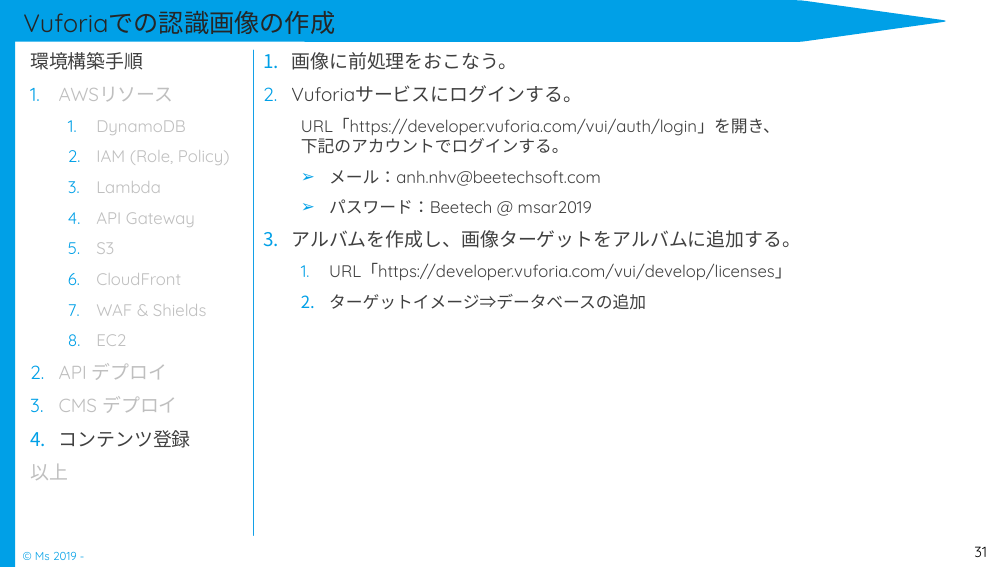
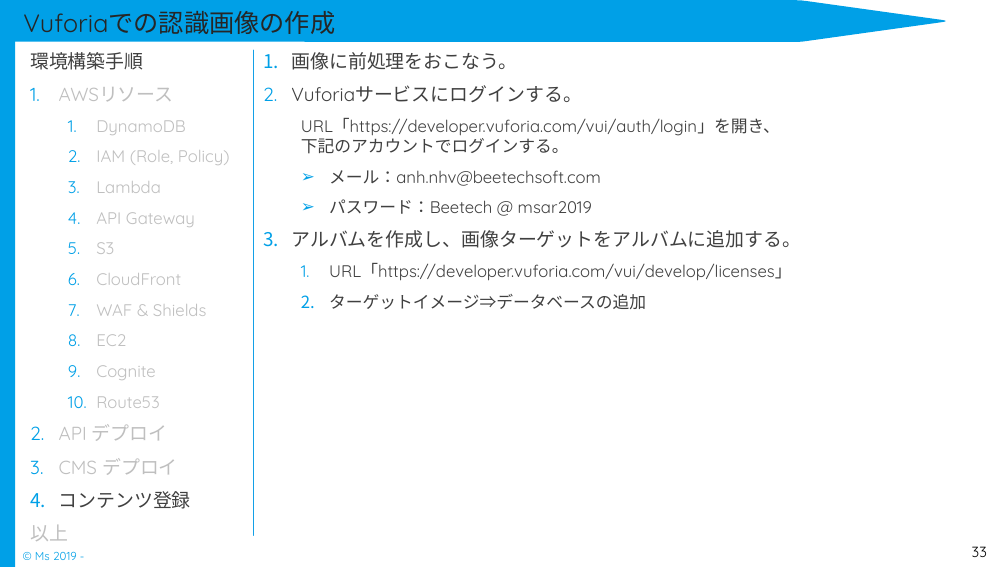
Before and after one commit to Rie-Ishimura/https-github.com-uetomae-msar_Documents_1, a slide deck: slide 33 of 04.環境構築/インフラ/msar_環境構築手順書.pptx (slide 31 before the commit). Drawn at 1008x567 pixels with LibreOffice and Linux fonts; fonts in the diff are those of the drawing. Boxes give left, top, right and bottom in pixels: in the first picture for what was removed or moved away, otherwise in the second. Text is boxed around its words. In the diff, an @@ line names an element or a change of style, - is before the commit and + after.

```diff
--- a/04.環境構築/インフラ/msar_環境構築手順書.pptx
+++ b/04.環境構築/インフラ/msar_環境構築手順書.pptx
@@ text at (x1=96, y1=365, x2=159, y2=408): paragraphs added @@
+  9. Cognite
+  10. Route53
@@ page number at (x1=972, y1=546, x2=987, y2=557): text changed @@
-31
+33
```
Also in this commit, not shown: 21 other slides changed, 2 slides added.
